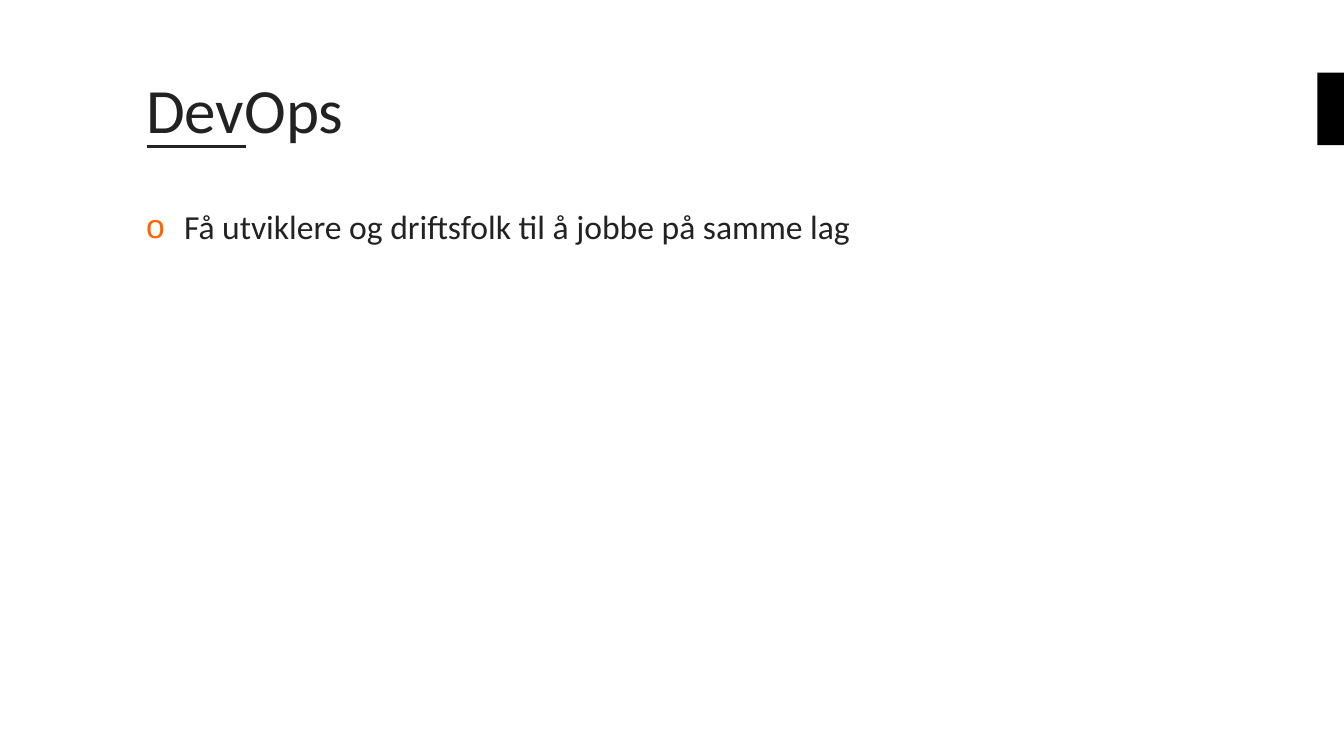
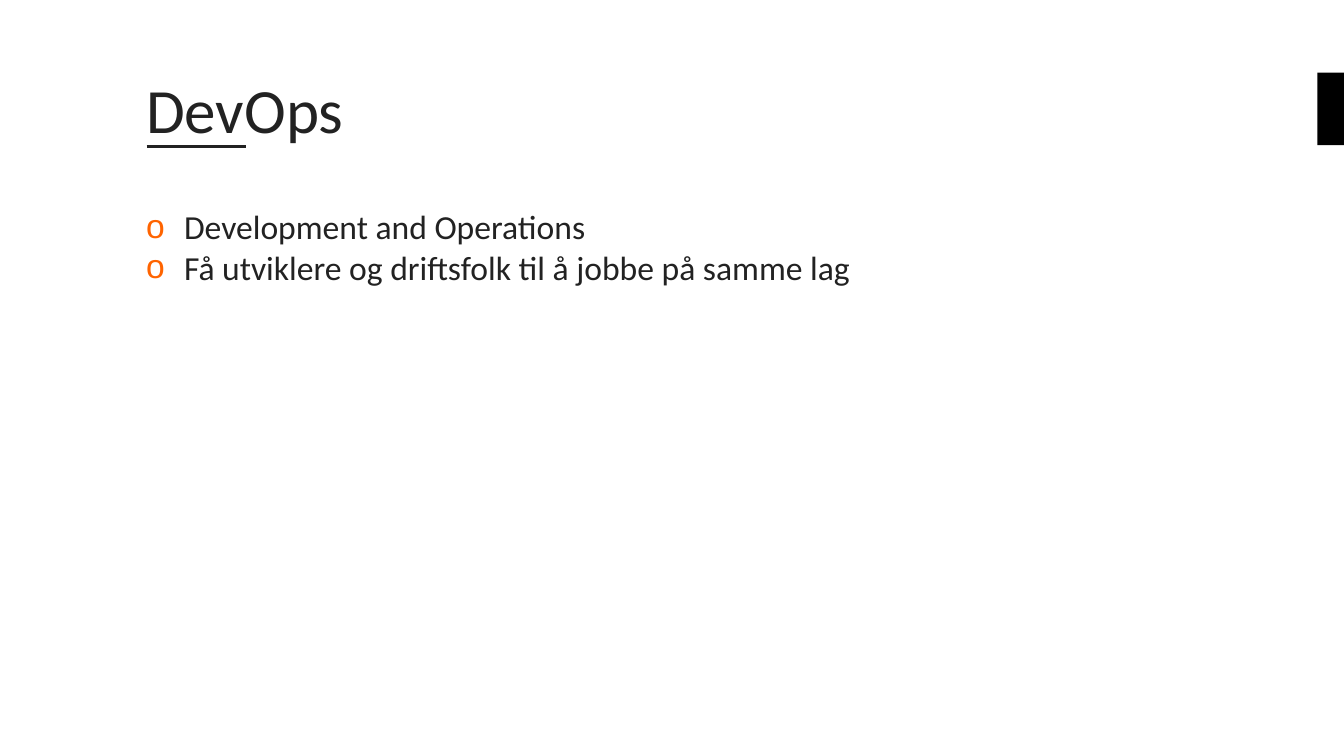
Before and after one commit to bouvet/azure-workshops, a slide deck: slide 6 of Workshop_2/Presentasjon/Azureskolen-Workshop#2.pptx (slide 5 before the commit). Drawn at 1344x756 pixels with LibreOffice and Linux fonts; fonts in the diff are those of the drawing; background and template pictures are left out. Boxes give left, top, right and bottom in pixels: in the first picture for what was removed or moved away, otherwise in the second. Text is boxed around its words. In the diff, an @@ line names an element or a change of style, - is before the commit and + after.

```diff
--- a/Workshop_2/Presentasjon/Azureskolen-Workshop#2.pptx
+++ b/Workshop_2/Presentasjon/Azureskolen-Workshop#2.pptx
@@ text at (184,215,586,245): paragraph added @@
+o Development and Operations
```
Also in this commit, not shown: 10 other slides changed, 3 slides added, 1 slide removed, 2 other files.
